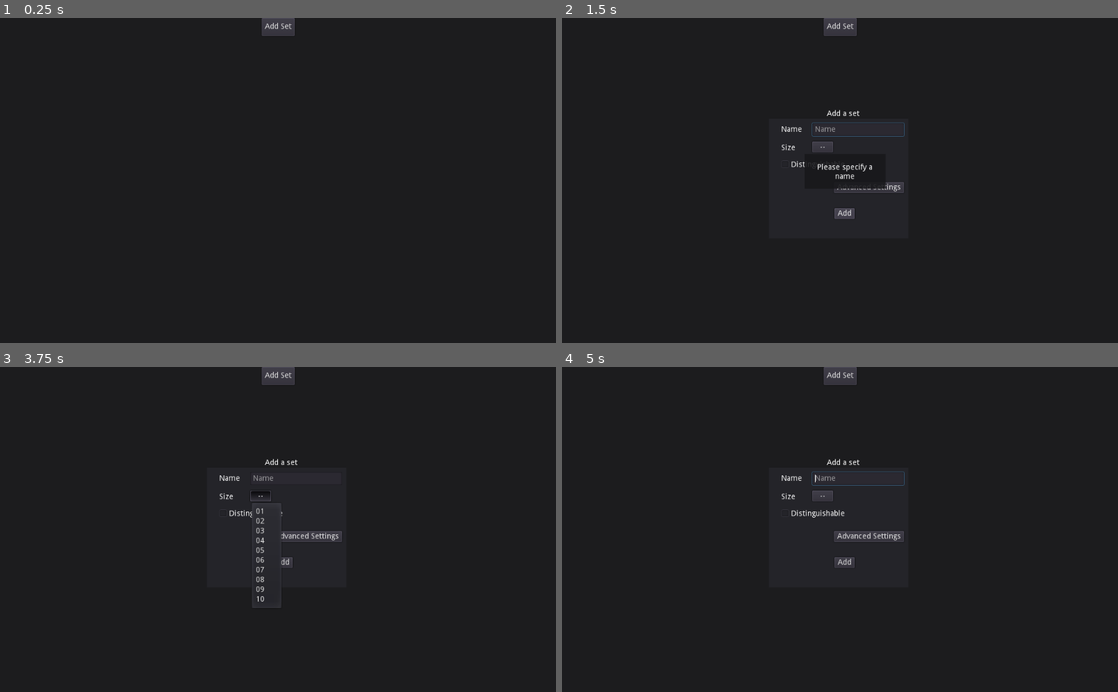
Above: before the commit, frames 1-4 (two rows, left to right).
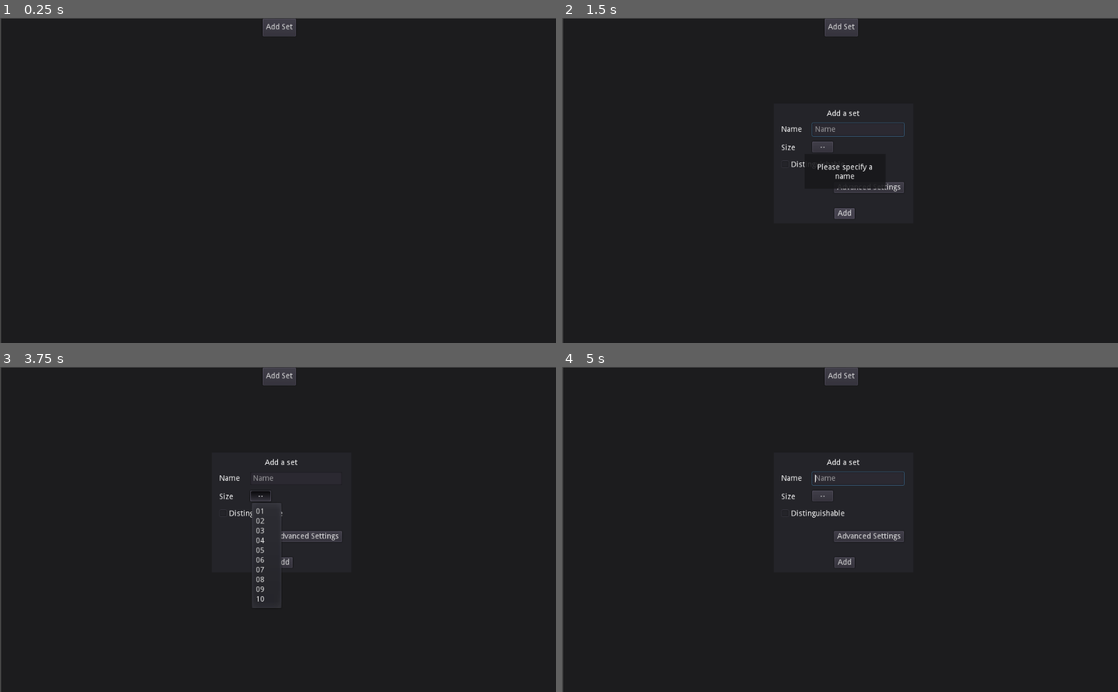
Above: after the commit, the same moments.

Repository: Mickaly13X/wv_project
Game: Godot game, scene res://Scenes/Main.tscn
The game is run twice, just before and just after one commit, with the same random seed, the same clock (stepped at 60 frames per second) and the same inputs.
Inputs (mouse positions are in pixels of both pictures, inside the frame that each line leads up to):
- Up to frame 1 (0.25 s): no input
- Up to frame 2 (1.5 s): click "Add Set" at 0.5 s; click "Add" at 1.25 s
- Up to frame 3 (3.75 s): click (250, 513) at 2 s; click "Advanced Settings" at 2.75 s; click "--" at 3.5 s
- Up to frame 4 (5 s): click "Add Set" at 4.25 s

The runs differ from the first frame. In frame 1, 0.6% of the frame differs, in the area x 0-100%, y 0-100%; in frame 2, 0.6%; in frame 3, 0.6%; in frame 4, 0.6%.

Commit message:
FGP Performed: This is a fast git push, minor changes have been made and I didn't feel the need to commit a message.

Diff:
--- a/Visualizer/Scenes/Main.tscn
+++ b/Visualizer/Scenes/Main.tscn
@@ -16,6 +16,10 @@
 [node name="Main" type="Control"]
 anchor_right = 1.0
 anchor_bottom = 1.0
+margin_left = 1.7876
+margin_top = 0.595856
+margin_right = 1.7876
+margin_bottom = 0.595825
 script = ExtResource( 1 )
 __meta__ = {
 "_edit_use_anchors_": false
@@ -24,8 +28,10 @@
 [node name="Panel" type="Panel" parent="."]
 anchor_right = 1.0
 anchor_bottom = 1.0
+rect_min_size = Vector2( 1024, 600 )
 custom_styles/panel = SubResource( 2 )
 __meta__ = {
+"_edit_lock_": true,
 "_edit_use_anchors_": false
 }
 
@@ -57,31 +63,29 @@
 "_edit_use_anchors_": false
 }
 
-[node name="PU_AddSet" type="Popup" parent="."]
+[node name="Sets" type="Node2D" parent="."]
+
+[node name="AddSet" type="Popup" parent="."]
 visible = true
-margin_right = 1019.0
-margin_bottom = 592.0
+anchor_right = 1.0
+anchor_bottom = 1.0
+rect_min_size = Vector2( 1024, 600 )
 popup_exclusive = true
 script = ExtResource( 4 )
 __meta__ = {
-"_edit_lock_": true,
-"_edit_use_anchors_": false
-}
-
-[node name="P_AddSet" type="Panel" parent="PU_AddSet"]
-anchor_left = 0.5
-anchor_top = 0.5
-anchor_right = 0.5
-anchor_bottom = 0.5
-margin_left = -128.5
-margin_top = -110.5
-margin_right = 128.5
-margin_bottom = 110.5
-__meta__ = {
-"_edit_use_anchors_": false
-}
-
-[node name="L_Elements2" type="Label" parent="PU_AddSet"]
+"_edit_use_anchors_": false
+}
+
+[node name="P_AddSet" type="Panel" parent="AddSet"]
+margin_left = 390.125
+margin_top = 157.798
+margin_right = 647.125
+margin_bottom = 378.798
+__meta__ = {
+"_edit_use_anchors_": false
+}
+
+[node name="Lb_AddSet" type="Label" parent="AddSet"]
 margin_left = 488.065
 margin_top = 169.732
 margin_right = 548.065
@@ -93,7 +97,7 @@
 "_edit_use_anchors_": false
 }
 
-[node name="LE_Name" type="LineEdit" parent="PU_AddSet"]
+[node name="LE_Name" type="LineEdit" parent="AddSet"]
 margin_left = 460.92
 margin_top = 194.024
 margin_right = 629.92
@@ -105,7 +109,7 @@
 "_edit_use_anchors_": false
 }
 
-[node name="L_Name" type="Label" parent="PU_AddSet"]
+[node name="L_Name" type="Label" parent="AddSet"]
 margin_left = 403.872
 margin_top = 199.457
 margin_right = 443.872
@@ -115,7 +119,7 @@
 "_edit_use_anchors_": false
 }
 
-[node name="B_Add" type="Button" parent="PU_AddSet"]
+[node name="B_Add" type="Button" parent="AddSet"]
 margin_left = 502.314
 margin_top = 350.544
 margin_right = 539.314
@@ -127,7 +131,7 @@
 "_edit_use_anchors_": false
 }
 
-[node name="L_Distiguishable" type="Label" parent="PU_AddSet"]
+[node name="L_Distiguishable" type="Label" parent="AddSet"]
 margin_left = 422.12
 margin_top = 263.924
 margin_right = 521.12
@@ -137,7 +141,7 @@
 "_edit_use_anchors_": false
 }
 
-[node name="CB_Distinguishable" type="CheckBox" parent="PU_AddSet"]
+[node name="CB_Distinguishable" type="CheckBox" parent="AddSet"]
 margin_left = 399.0
 margin_top = 258.272
 margin_right = 526.0
@@ -149,7 +153,7 @@
 "_edit_use_anchors_": false
 }
 
-[node name="B_AdvancedSettings" type="Button" parent="PU_AddSet"]
+[node name="B_AdvancedSettings" type="Button" parent="AddSet"]
 anchor_left = -0.000437129
 anchor_top = 0.00075232
 anchor_right = -0.000437129
@@ -165,7 +169,7 @@
 "_edit_use_anchors_": false
 }
 
-[node name="MB_Size" type="MenuButton" parent="PU_AddSet"]
+[node name="MB_Size" type="MenuButton" parent="AddSet"]
 margin_left = 460.985
 margin_top = 228.185
 margin_right = 498.985
@@ -176,7 +180,7 @@
 "_edit_use_anchors_": false
 }
 
-[node name="L_Size" type="Label" parent="PU_AddSet"]
+[node name="L_Size" type="Label" parent="AddSet"]
 margin_left = 404.055
 margin_top = 232.642
 margin_right = 439.055
@@ -186,7 +190,7 @@
 "_edit_use_anchors_": false
 }
 
-[node name="PU_AdvancedSettings" type="Popup" parent="PU_AddSet"]
+[node name="PU_AdvancedSettings" type="Popup" parent="AddSet"]
 margin_left = 1.48993
 margin_top = 1.21393
 margin_right = 1035.25
@@ -197,13 +201,13 @@
 "_edit_use_anchors_": false
 }
 
-[node name="P_AdvancedSettings" type="Panel" parent="PU_AddSet/PU_AdvancedSettings"]
+[node name="P_AdvancedSettings" type="Panel" parent="AddSet/PU_AdvancedSettings"]
 margin_left = 428.0
 margin_top = 115.0
 margin_right = 609.0
 margin_bottom = 454.0
 
-[node name="ColorRect" type="ColorRect" parent="PU_AddSet/PU_AdvancedSettings"]
+[node name="ColorRect" type="ColorRect" parent="AddSet/PU_AdvancedSettings"]
 visible = false
 material = SubResource( 1 )
 margin_left = 359.0
@@ -214,7 +218,7 @@
 "_edit_use_anchors_": false
 }
 
-[node name="B_Done" type="Button" parent="PU_AddSet/PU_AdvancedSettings"]
+[node name="B_Done" type="Button" parent="AddSet/PU_AdvancedSettings"]
 margin_left = 496.326
 margin_top = 427.754
 margin_right = 542.326
@@ -223,7 +227,7 @@
 enabled_focus_mode = 0
 text = "Done"
 
-[node name="Popup" type="Popup" parent="PU_AddSet"]
+[node name="Popup" type="Popup" parent="AddSet"]
 margin_left = 446.148
 margin_top = 251.435
 margin_right = 593.148
@@ -232,7 +236,7 @@
 "_edit_use_anchors_": false
 }
 
-[node name="Panel" type="Panel" parent="PU_AddSet/Popup"]
+[node name="Panel" type="Panel" parent="AddSet/Popup"]
 modulate = Color( 0.647059, 0.647059, 0.647059, 0.882353 )
 margin_left = 1.0
 margin_right = 150.0
@@ -242,7 +246,7 @@
 "_edit_use_anchors_": false
 }
 
-[node name="L_Popup" type="Label" parent="PU_AddSet/Popup"]
+[node name="L_Popup" type="Label" parent="AddSet/Popup"]
 anchor_left = 0.00405282
 anchor_right = 0.00405282
 margin_left = 14.0
@@ -256,9 +260,7 @@
 "_edit_lock_": true,
 "_edit_use_anchors_": false
 }
-
-[node name="Sets" type="Node2D" parent="."]
 [connection signal="button_up" from="Buttons/B_AddSet" to="." method="_on_B_AddSet_button_up"]
-[connection signal="button_up" from="PU_AddSet/B_Add" to="PU_AddSet" method="_on_B_Add_button_up"]
-[connection signal="button_up" from="PU_AddSet/B_AdvancedSettings" to="PU_AddSet" method="_on_B_AdvancedSettings_button_up"]
-[connection signal="button_up" from="PU_AddSet/PU_AdvancedSettings/B_Done" to="PU_AddSet/PU_AdvancedSettings" method="_on_B_Done_button_up"]
+[connection signal="button_up" from="AddSet/B_Add" to="AddSet" method="_on_B_Add_button_up"]
+[connection signal="button_up" from="AddSet/B_AdvancedSettings" to="AddSet" method="_on_B_AdvancedSettings_button_up"]
+[connection signal="button_up" from="AddSet/PU_AdvancedSettings/B_Done" to="AddSet/PU_AdvancedSettings" method="_on_B_Done_button_up"]
--- a/Visualizer/Scripts/Main.gd
+++ b/Visualizer/Scripts/Main.gd
@@ -168,12 +168,12 @@
 
 		#to add zero before single digits like 01, 02 instead of 1, 2
 		var numberstr = "0"+str(i+1) if i+1<10 else str(i+1)
-		$PU_AddSet/MB_Size.get_popup().add_item(numberstr)
+		$AddSet/MB_Size.get_popup().add_item(numberstr)
 
 #Initialize menu buttons
 func init_menu_buttons():
 
-	$PU_AddSet/MB_Size.get_popup().connect("id_pressed", self, "_on_size_item_pressed")
+	$AddSet/MB_Size.get_popup().connect("id_pressed", self, "_on_size_item_pressed")
 
 
 func add_set(set_name, size, distinguishable):
@@ -194,11 +194,11 @@
 #Called when pressing on a size menu button (MB_Size) item
 func _on_size_item_pressed(id):
 
-	var selected_size = $PU_AddSet/MB_Size.get_popup().get_item_text(id)
-	$PU_AddSet/MB_Size.text = selected_size
+	var selected_size = $AddSet/MB_Size.get_popup().get_item_text(id)
+	$AddSet/MB_Size.text = selected_size
 
 
 #called when pressing on the Add Set Button
 func _on_B_AddSet_button_up():
 
-	$PU_AddSet.popup()
+	$AddSet.popup()
